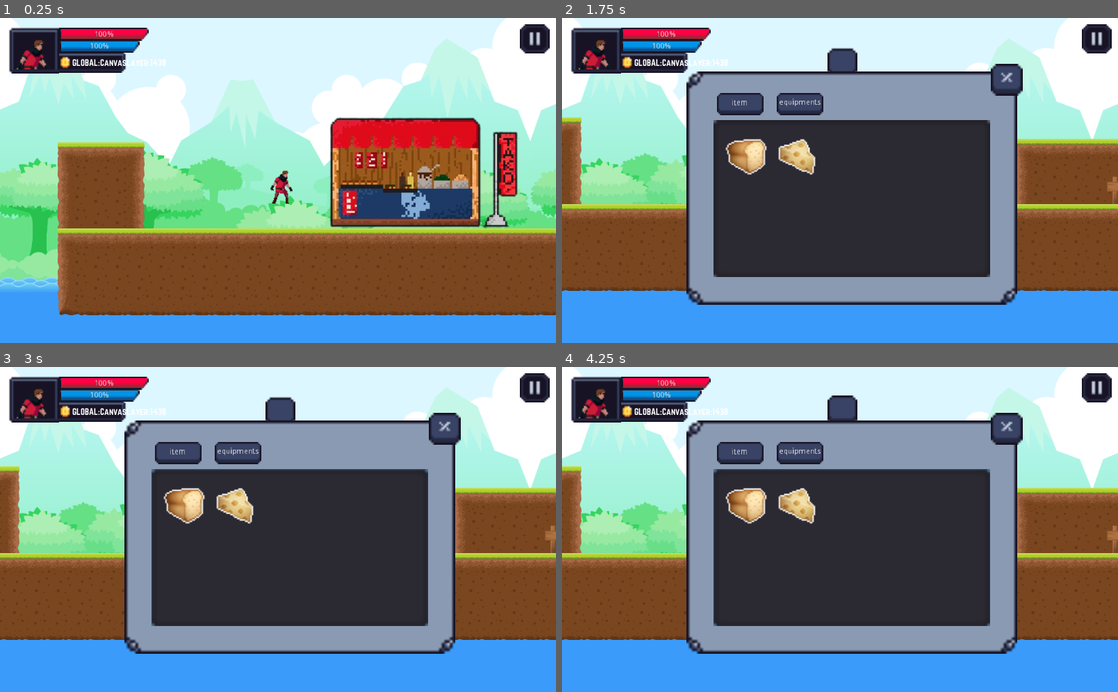
Above: before the commit, frames 1-4 (two rows, left to right).
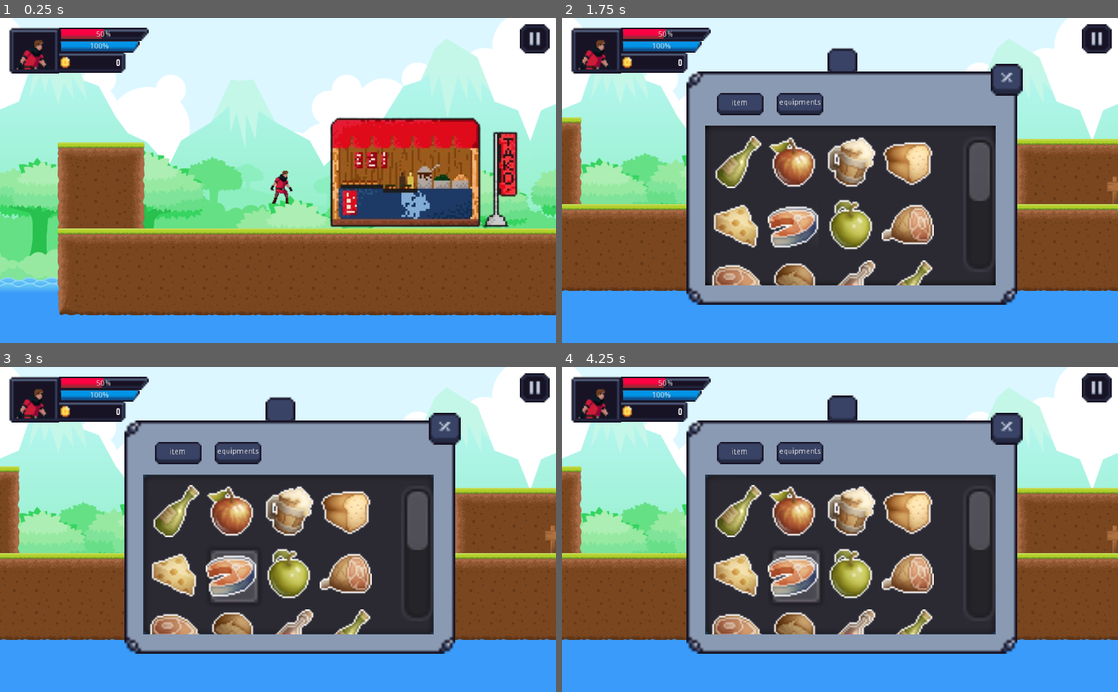
Above: after the commit, the same moments.

Repository: cyrus1127/gameDemo_jumpjump
Game: Godot game, scene res://scenes/Level/level_safe.tscn
The game is run twice, just before and just after one commit, with the same random seed, the same clock (stepped at 60 frames per second) and the same inputs. This scene is started directly instead of the project's main scene.
Inputs (mouse positions are in pixels of both pictures, inside the frame that each line leads up to):
- Up to frame 1 (0.25 s): no input
- Up to frame 2 (1.75 s): move the mouse to (962, 164) at 0.52 s; hold Right (ui_right) from 0.53 s (still down); click (962, 164) at 0.67 s; tap Space (ui_select) at 0.77, 1.52 s; move the mouse to (728, 196) at 1.27 s; click (728, 196) at 1.42 s
- Up to frame 3 (3 s): move the mouse to (333, 458) at 2.02 s; release Right (ui_right) at 2.03 s; hold Left (ui_left) 2.03-2.78 s; click (333, 458) at 2.17 s; move the mouse to (250, 594) at 2.77 s; hold Right (ui_right) from 2.78 s (still down); click (250, 594) at 2.92 s
- Up to frame 4 (4.25 s): keep holding Right (ui_right); tap Space (ui_select) at 3.02, 3.77 s; move the mouse to (1006, 578) at 3.52 s; click (1006, 578) at 3.67 s

The runs differ from the first frame. In frame 1, 0.4% of the frame differs, in the area x 13-30%, y 3-15%; in frame 2, 12%; in frame 3, 13%, in the area x 13-78%, y 3-83%; in frame 4, 13%.

Commit message:
Update shop list

Diff:
--- a/scenes/GUI/HUD_level.tscn
+++ b/scenes/GUI/HUD_level.tscn
@@ -13,7 +13,6 @@
 [ext_resource path="res://scenes/GUI/HUD_shopList.tscn" type="PackedScene" id=11]
 [ext_resource path="res://scenes/GUI/HUD_pauseMenu.tscn" type="PackedScene" id=12]
 
-
 [sub_resource type="DynamicFont" id=1]
 font_data = ExtResource( 5 )
 
@@ -339,6 +338,7 @@
 [connection signal="button_down" from="panel_result/rect_result/btn_nextlevel" to="." method="_on_btn_nextlevel_button_down"]
 [connection signal="button_down" from="panel_result_dead/btn_retry" to="." method="_on_btn_retry_button_down"]
 [connection signal="button_down" from="panel_result_dead/btn_backtotitle_dead" to="." method="_on_btn_backtotitle_dead_button_down"]
+[connection signal="item_selected" from="HUD_node_shopView" to="." method="_on_HUD_node_shopView_item_selected"]
 [connection signal="shop_closed" from="HUD_node_shopView" to="." method="_on_HUD_node_shopView_shop_closed"]
 [connection signal="timeout" from="timer_reborn" to="." method="_on_timer_reborn_timeout"]
 [connection signal="pressed" from="TextureButton" to="." method="_on_TextureButton_pressed"]
--- a/scenes/GUI/HUD_shopList.gd
+++ b/scenes/GUI/HUD_shopList.gd
@@ -1,16 +1,68 @@
 extends Node2D
 
 signal shop_closed
+signal item_selected
+
+enum CateType{
+	Recover,
+	Equipment,
+	All
+}
 
 # Declare member variables here. Examples:
-# var a = 2
-# var b = "text"
+var items_data_all = {
+  "values": [
+	{  "name": "Wine",  "price": 20,  "type": "Recover"},
+	{  "name": "Apple",  "price": 3,  "type": "Recover"},
+	{  "name": "Beer",  "price": 10,  "type": "Recover"},
+	{  "name": "Bread",  "price": 5,  "type": "Recover"},
+	{  "name": "Cheese",  "price": 7,  "type": "Recover"},
+	{  "name": "Fish Steak",  "price": 18,  "type": "Recover"},
+	{  "name": "Green Apple",  "price": 2,  "type": "Recover"},
+	{  "name": "Ham",  "price": 12,  "type": "Recover"},
+	{  "name": "Meat",  "price": 25,  "type": "Recover"},
+	{  "name": "Mushroom",  "price": 8,  "type": "Recover"},
+	{  "name": "Wine 2",  "price": 17,  "type": "Recover"}
+
+	,{  "name": "Wine",  "price": 20,  "type": "Recover"},
+	{  "name": "Apple",  "price": 3,  "type": "Recover"},
+	{  "name": "Beer",  "price": 10,  "type": "Recover"},
+	{  "name": "Bread",  "price": 5,  "type": "Recover"},
+	{  "name": "Cheese",  "price": 7,  "type": "Recover"},
+	{  "name": "Fish Steak",  "price": 18,  "type": "Recover"},
+	{  "name": "Green Apple",  "price": 2,  "type": "Recover"},
+	{  "name": "Ham",  "price": 12,  "type": "Recover"},
+	{  "name": "Meat",  "price": 25,  "type": "Recover"},
+	{  "name": "Mushroom",  "price": 8,  "type": "Recover"},
+	{  "name": "Wine 2",  "price": 17,  "type": "Recover"}
+  ]
+}
+
 
 
 # Called when the node enters the scene tree for the first time.
 func _ready():
+	changeListedItem(CateType.Recover)
 	pass # Replace with function body.
 
+func changeListedItem(n_type : int):
+	#do clear all existing development items from list before add new
+	$item_info_rect/ScrollContainer/VScrollBar/ItemList.clear()
+
+	#load item list
+	var imagePath = "res://res/Texture/Food/"
+	var imageExtension = ".png"
+	var allItems := items_data_all["values"] as Array
+	if allItems:
+		for n in allItems.size():
+			var texturePath = imagePath + allItems[n].name + imageExtension
+#			var image = Image.load_from_file(texturePath)
+			var texture = load(texturePath)
+#			var texture = ImageTexture.new().create_from_image(image)
+
+			$item_info_rect/ScrollContainer/VScrollBar/ItemList.add_item("", texture ,true)
+
+	pass
 
 # Called every frame. 'delta' is the elapsed time since the previous frame.
 #func _process(delta):
@@ -21,3 +73,13 @@
 	hide()
 	emit_signal("shop_closed")
 	pass # Replace with function body.
+
+
+func _on_ItemList_item_selected(index):
+	emit_signal("item_selected",index)
+	pass # Replace with function body.
+
+
+func _on_VScrollBar_changed():
+	print("_on_VScrollBar_changed")
+	pass # Replace with function body.
--- a/scenes/GUI/HUD_shopList.tscn
+++ b/scenes/GUI/HUD_shopList.tscn
@@ -11,6 +11,9 @@
 [ext_resource path="res://res/GUI_set_0/imgs/buttons/btn_S_pressed.png" type="Texture" id=9]
 [ext_resource path="res://res/GUI_set_0/imgs/buttons/btn_S_off.png" type="Texture" id=10]
 [ext_resource path="res://scenes/GUI/HUD_shopList.gd" type="Script" id=11]
+
+[sub_resource type="StyleBoxFlat" id=1]
+bg_color = Color( 0, 0, 0, 1 )
 
 [node name="HUD_node_shopView" type="Node2D"]
 script = ExtResource( 11 )
@@ -94,17 +97,34 @@
 "_edit_use_anchors_": false
 }
 
-[node name="ItemList" type="ItemList" parent="item_info_rect"]
-margin_left = 10.3146
-margin_top = 18.0
-margin_right = 112.315
-margin_bottom = 76.0
+[node name="ScrollContainer" type="ScrollContainer" parent="item_info_rect"]
+margin_left = 7.0
+margin_top = 20.0
+margin_right = 114.0
+margin_bottom = 79.0
+mouse_filter = 2
+custom_styles/bg = SubResource( 1 )
+follow_focus = true
+scroll_horizontal_enabled = false
+__meta__ = {
+"_edit_use_anchors_": false
+}
+
+[node name="VScrollBar" type="VScrollBar" parent="item_info_rect/ScrollContainer"]
+margin_right = 12.0
+margin_bottom = 12.0
+
+[node name="ItemList" type="ItemList" parent="item_info_rect/ScrollContainer/VScrollBar"]
+margin_right = 107.0
+margin_bottom = 59.0
+size_flags_horizontal = 2
+size_flags_vertical = 2
 items = [ "", ExtResource( 7 ), false, "", ExtResource( 8 ), false ]
-auto_height = true
 max_columns = 4
 same_column_width = true
-fixed_column_width = 15
-icon_scale = 0.5
+fixed_column_width = 17
+icon_mode = 0
+icon_scale = 0.6
 __meta__ = {
 "_edit_use_anchors_": false
 }
@@ -135,4 +155,6 @@
 "_edit_lock_": true,
 "_edit_use_anchors_": false
 }
+[connection signal="changed" from="item_info_rect/ScrollContainer/VScrollBar" to="." method="_on_VScrollBar_changed"]
+[connection signal="item_selected" from="item_info_rect/ScrollContainer/VScrollBar/ItemList" to="." method="_on_ItemList_item_selected"]
 [connection signal="pressed" from="TextureButton" to="." method="_on_TextureButton_pressed"]
--- a/scenes/Level/level_safe.gd
+++ b/scenes/Level/level_safe.gd
@@ -2,19 +2,36 @@
 
 
 # Declare member variables here. Examples:
-# var a = 2
-# var b = "text"
+var screen_size
+var isShopMenuReadyToShow = false
 
-var isShopMenuReadyToShow = false
+## =-=-=-=-=- player informations
+var player_hp = 100
+var player_sp = 100
+var player_coins = 0
+var player_exp = 0
 
 # Called when the node enters the scene tree for the first time.
 func _ready():
+	check_play_pos()
+
+	#Player data ready
+	player_coins =  GLOBAL.playerData.balance
+	player_exp = GLOBAL.playerData.level_exp
+	player_hp = GLOBAL.playerData.hp
+	player_sp = GLOBAL.playerData.sp
+
+	#Scene ready
+	$Player_RigidBody2D.start($pos_start.position)
+	$HUD_level.update_hp(player_hp)
+	$HUD_level.update_coin(GLOBAL.playerData.balance)
+
 	pass # Replace with function body.
 
 
 # Called every frame. 'delta' is the elapsed time since the previous frame.
 func _process(delta):
-	check_play_pos()
+
 	var select = Input.is_action_pressed("ui_select")
 
 	if isShopMenuReadyToShow and select:
@@ -24,7 +41,8 @@
 	pass
 
 func check_play_pos():
-	$Camera2D.position = $Player_RigidBody2D.position + Vector2(-100,-350)
+	screen_size = get_viewport_rect().size
+	$Player_RigidBody2D/Camera2D .position = Vector2(-100,-350)
 	pass # Replace with function body.
 
 func _on_GoalArea2D_player_in():
--- a/scenes/Level/level_safe.tscn
+++ b/scenes/Level/level_safe.tscn
@@ -9,19 +9,27 @@
 [ext_resource path="res://scenes/Level/objs/goalPoint.tscn" type="PackedScene" id=7]
 [ext_resource path="res://scenes/Level/Level_safe.gd" type="Script" id=8]
 
-
 [node name="Node2D" type="Node2D"]
 script = ExtResource( 8 )
 
-[node name="Camera2D" type="Camera2D" parent="."]
+[node name="Player_RigidBody2D" parent="." instance=ExtResource( 2 )]
+position = Vector2( 90, 398.585 )
+z_index = 1
+z_as_relative = false
+speed = 250
+jump_speed = -500
+gravity = 1300
+
+[node name="Camera2D" type="Camera2D" parent="Player_RigidBody2D"]
+position = Vector2( -90, -398.585 )
 offset = Vector2( 93.834, 339.2 )
 current = true
 
-[node name="bg_node" type="Node2D" parent="Camera2D"]
+[node name="bg_node" type="Node2D" parent="Player_RigidBody2D/Camera2D"]
 position = Vector2( -1299.42, -50.9158 )
-z_index = -1
+z_index = -2
 
-[node name="TextureRect" type="TextureRect" parent="Camera2D/bg_node"]
+[node name="TextureRect" type="TextureRect" parent="Player_RigidBody2D/Camera2D/bg_node"]
 light_mask = 0
 margin_left = 858.0
 margin_right = 1972.0
@@ -32,14 +40,6 @@
 __meta__ = {
 "_edit_use_anchors_": false
 }
-
-[node name="Player_RigidBody2D" parent="." instance=ExtResource( 2 )]
-position = Vector2( 90, 398.585 )
-z_index = 1
-z_as_relative = false
-speed = 250
-jump_speed = -500
-gravity = 1300
 
 [node name="pos_start" type="Position2D" parent="."]
 position = Vector2( 92.3544, 318.895 )
--- a/scenes/scripts/HUD_level.gd
+++ b/scenes/scripts/HUD_level.gd
@@ -6,6 +6,7 @@
 signal btn_pressed_retry
 signal meun_closed
 signal meun_onshow
+signal item_selected
 
 # Declare member variables here. Examples:
 var init_hp = 100
@@ -103,3 +104,8 @@
 func _on_HUD_node_pauseMenu_menu_closed():
 	emit_signal("meun_closed")
 	pass # Replace with function body.
+
+
+func _on_HUD_node_shopView_item_selected(index):
+	emit_signal("item_selected",index)
+	pass # Replace with function body.
Not shown: 1 places in scenes/GUI/HUD_shopList.tscn that only renumber resources
